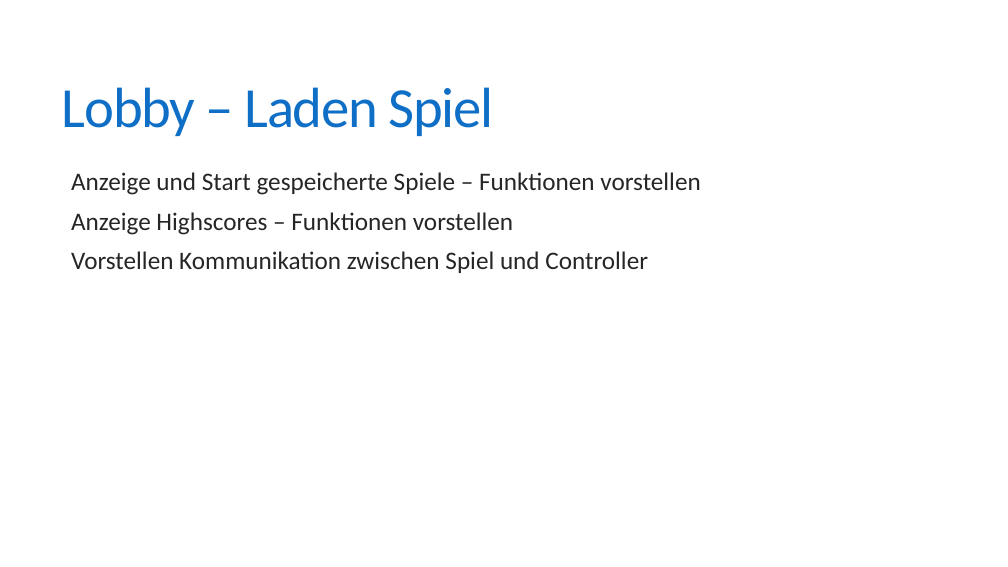
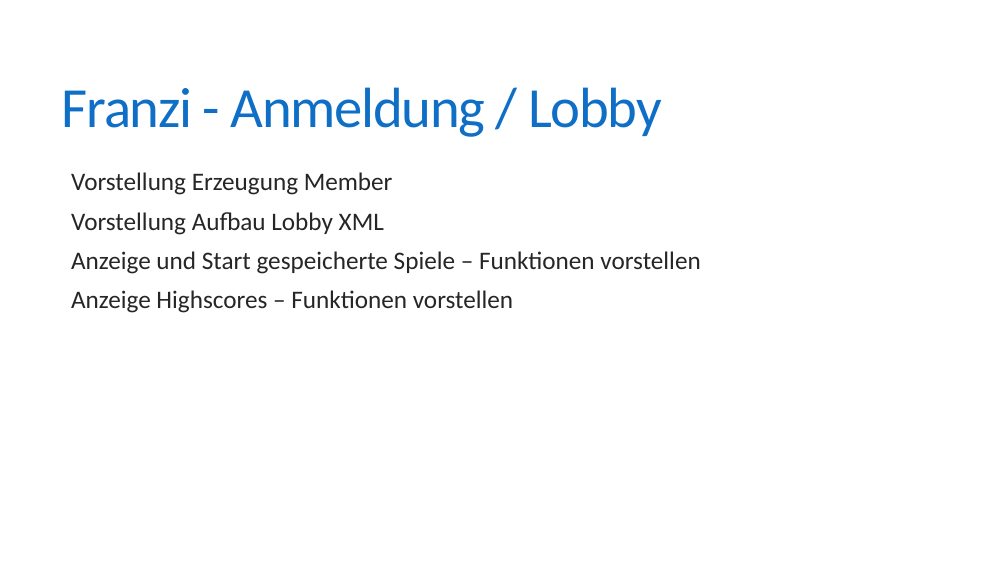
Before and after one commit to fborrmann/memory_game, a slide deck: slide 2 of Memory.pptx (slide 9 before the commit). Drawn at 1008x567 pixels with LibreOffice and Linux fonts; fonts in the diff are those of the drawing. Boxes give left, top, right and bottom in pixels: in the first picture for what was removed or moved away, otherwise in the second. Text is boxed around its words. In the diff, an @@ line names an element or a change of style, - is before the commit and + after.

```diff
--- a/Memory.pptx
+++ b/Memory.pptx
@@ title at (62, 87, 662, 137): text changed @@
-Lobby – Laden Spiel
+Franzi - Anmeldung / Lobby
@@ text at (71, 172, 393, 235): paragraphs added @@
+  Vorstellung Erzeugung Member
+  Vorstellung Aufbau Lobby XML
@@ text at (71, 251, 648, 273): paragraph removed @@
-  Vorstellen Kommunikation zwischen Spiel und Controller
```
Also in this commit, not shown: 3 other slides changed, 2 other files.
